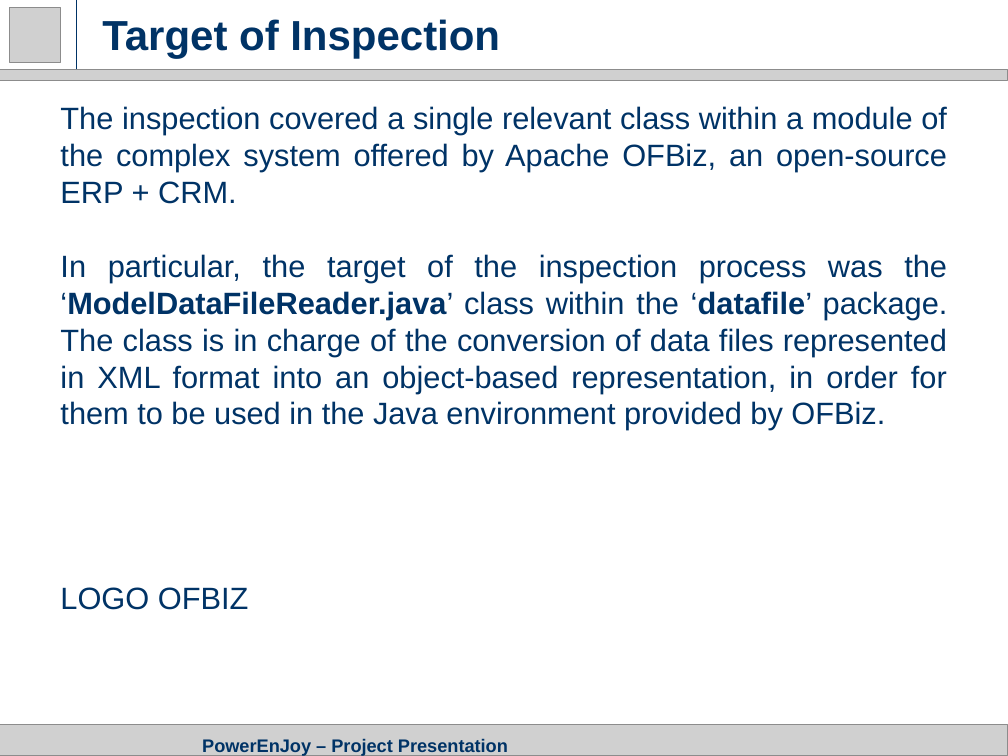
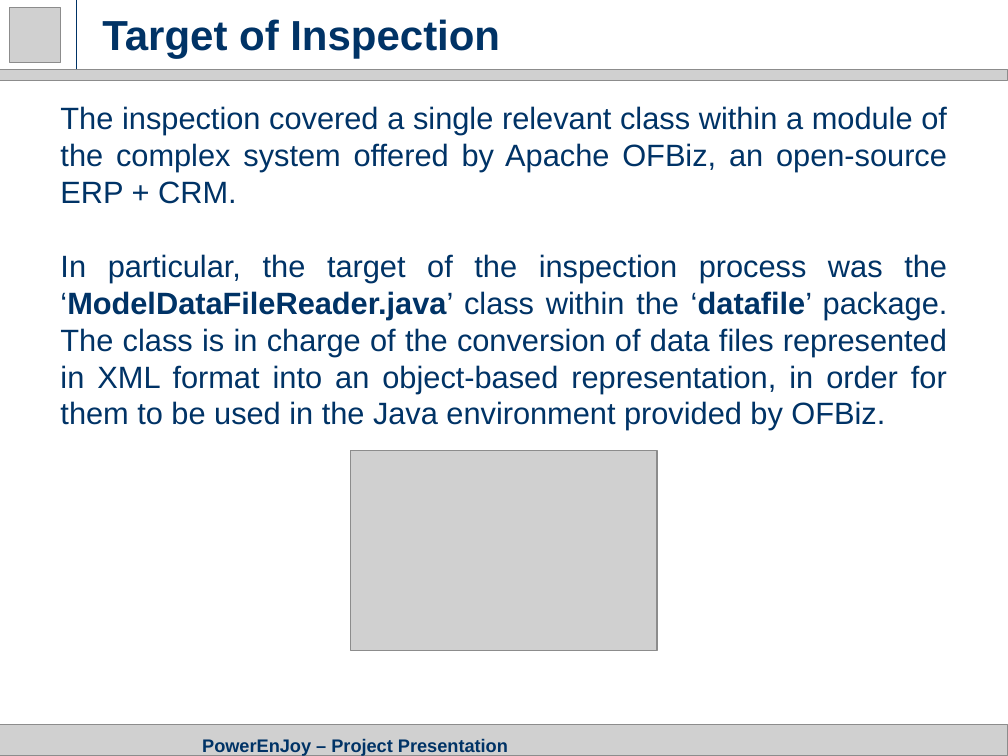
Before and after one commit to GiovanniScotti/PowerEnjoy-SEII-Project-Scotti-Trabucchi, a slide deck: slide 31 of Project Presentation.pptx. Drawn at 1008x756 pixels with LibreOffice and Linux fonts; fonts in the diff are those of the drawing; grey boxes stand for pictures. Boxes give left, top, right and bottom in pixels: in the first picture for what was removed or moved away, otherwise in the second. Text is boxed around its words. In the diff, an @@ line names an element or a change of style, - is before the commit and + after.

```diff
--- a/Project Presentation.pptx
+++ b/Project Presentation.pptx
@@ picture added at (351, 451, 657, 650) @@
@@ text at (60, 587, 249, 610): paragraph removed @@
-LOGO OFBIZ
```
Also in this commit, not shown: 2 other slides changed.
